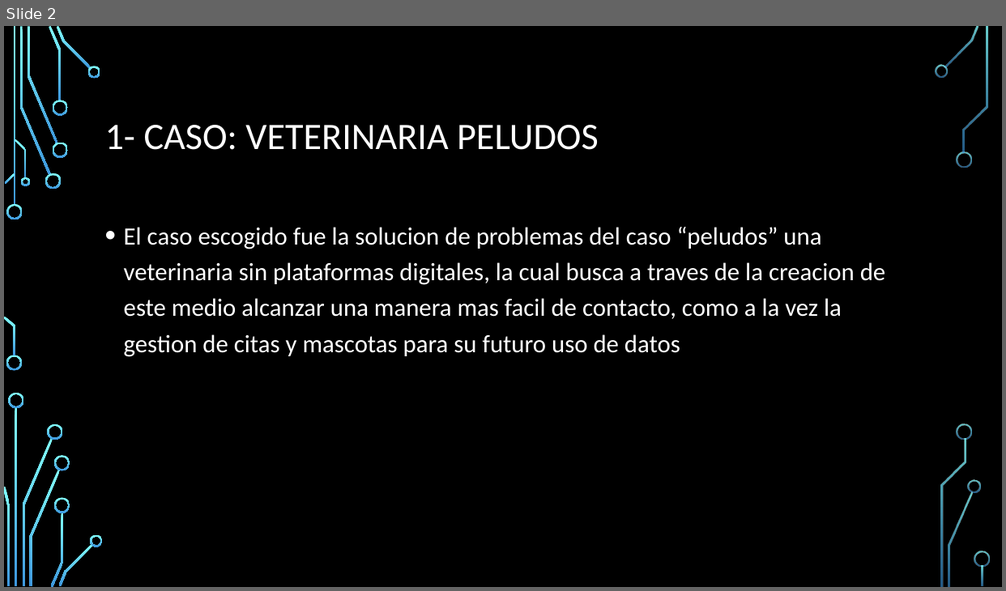
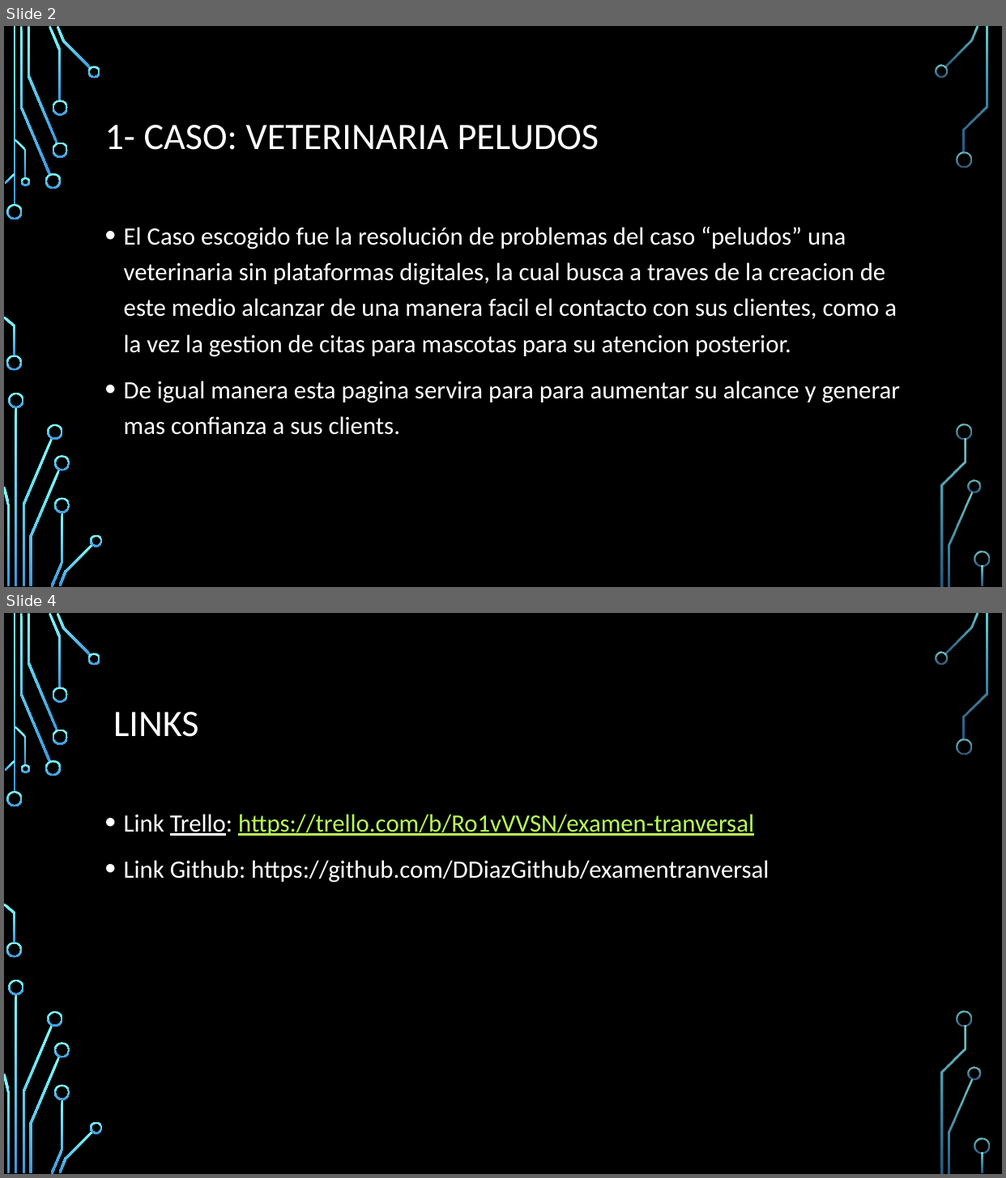
Before and after one commit to DDiazGithub/examentranversal, a slide deck: Proyecto Examen transversal.pptx. Shown one above the other, each under a label of ours: slide 2 before the commit, slides 2 and 4 after it; the slides between them are not shown. The pictures are 1006x591 and 1006x1178 pixels, drawn with LibreOffice and Linux fonts; fonts in the diff are those of the drawing; background and template pictures are left out. Boxes give left, top, right and bottom in pixels: in the first picture for what was removed or moved away, otherwise in the second. Text is boxed around its words. In the diff, an @@ line names an element or a change of style, - is before the commit and + after.

```diff
--- a/Proyecto Examen transversal.pptx
+++ b/Proyecto Examen transversal.pptx
@@ slide 4 added at [4,613,1002,1174], background picture (left out); not listed: 36 template elements that a slide beside it also shows @@
@@ title added at [113,712,199,737], 36 pt, text #FFFFFF @@
+LINKS
@@ text added at [124,814,769,883], 24 pt, text #FFFFFF @@
+• Link Trello: https://trello.com/b/Ro1vVVSN/examen-tranversal
+• Link Github: https://github.com/DDiazGithub/examentranversal
@@ slide 2 changed as well @@
@@ text at [124,227,901,435]: text changed @@
-• El caso escogido fue la solucion de problemas del caso “peludos” una veterinaria sin plataformas digitales, la cual busca a traves de la creacion de este medio alcanzar una manera mas facil de contacto, como a la vez la gestion de citas y mascotas para su futuro uso de datos
+• El Caso escogido fue la resolución de problemas del caso “peludos” una veterinaria sin plataformas digitales, la cual busca a traves de la creacion de este medio alcanzar de una manera facil el contacto con sus clientes, como a la vez la gestion de citas para mascotas para su atencion posterior.
+• De igual manera esta pagina servira para para aumentar su alcance y generar mas confianza a sus clients.
```
Also in this commit, not shown: 1 other slide changed, 2 other slides added.
